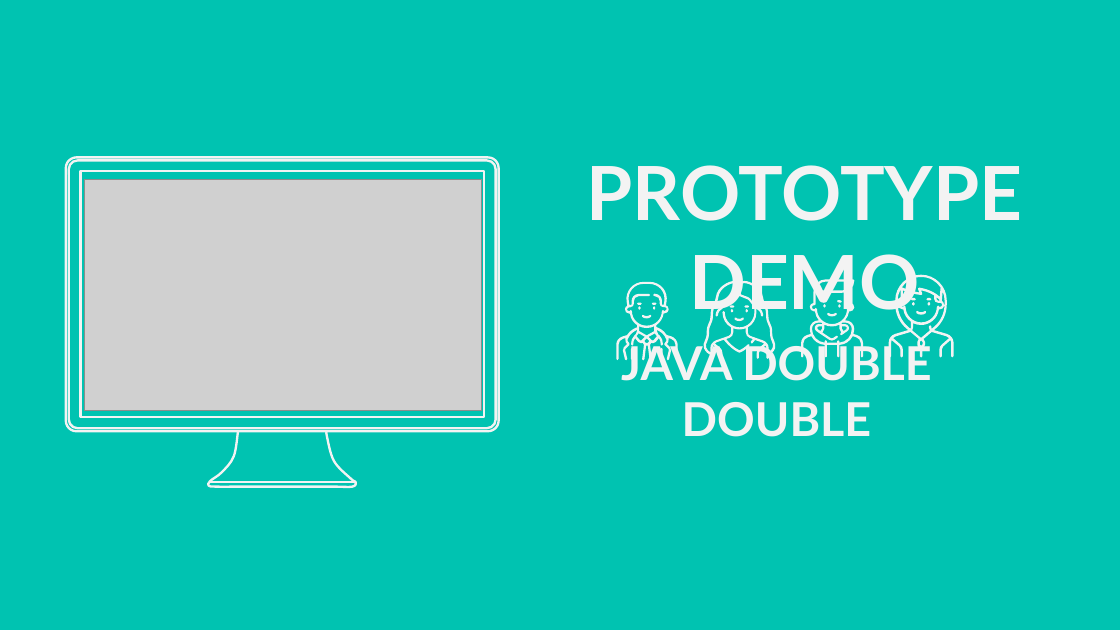
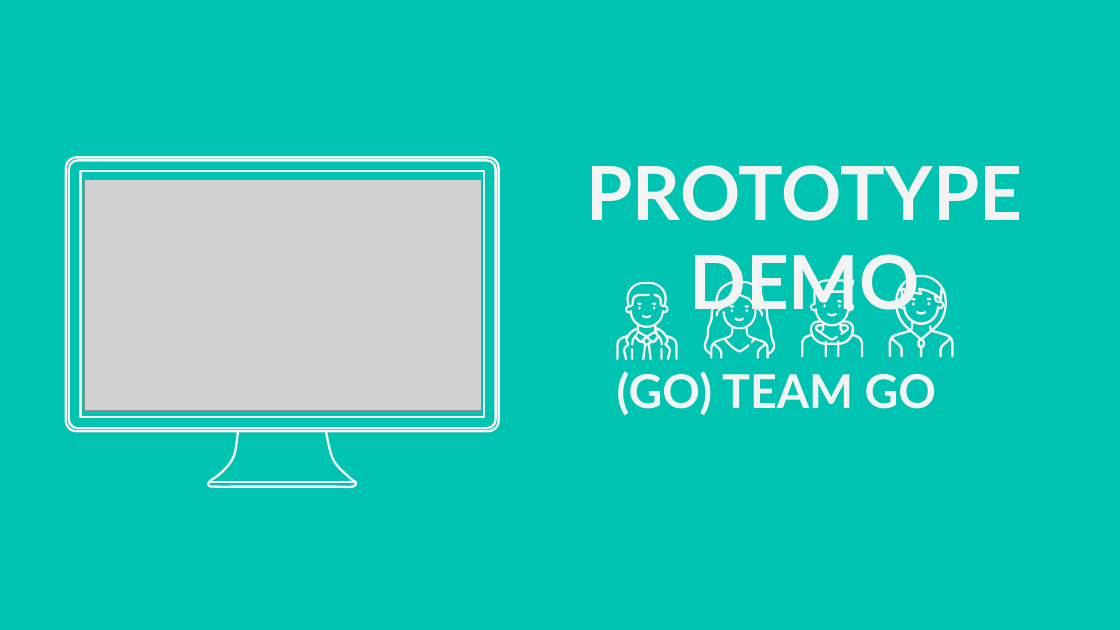
Before and after one commit to jpaglia/oec-2021, a slide deck: slide 14 of TEAMXXX_OEC2021_Programming.pptx (slide 15 before the commit). Drawn at 1120x630 pixels with LibreOffice and Linux fonts; fonts in the diff are those of the drawing; grey boxes stand for pictures; background and template pictures are left out. Boxes give left, top, right and bottom in pixels: in the first picture for what was removed or moved away, otherwise in the second. Text is boxed around its words. In the diff, an @@ line names an element or a change of style, - is before the commit and + after.

```diff
--- a/TEAMXXX_OEC2021_Programming.pptx
+++ b/TEAMXXX_OEC2021_Programming.pptx
@@ title at bbox=[617, 371, 937, 415]: text changed @@
-JAVA DOUBLE DOUBLE
+(GO) TEAM GO
```
Also in this commit, not shown: 5 other slides changed, 7 slides added, 7 slides removed, 1 other file.
